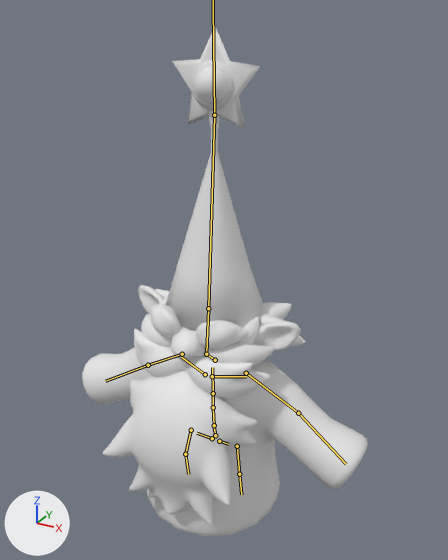
Two versions of the FBX model Assets/Models/Meshes/guests/guest_03.fbx, one commit apart.
The view is the same before and after, from a 50 mm camera at (1.19, -2.06, 2.18) aimed at (0.05, 0.02, 1.13). Arrows for +X, +Y and +Z are at lower left; the lights stay in place. Both versions are drawn at frame 1 of the action 'metarig.001|metarig.001Action.001'; the numbers are the values there. The bones that bend it are drawn over the model as lines.

Objects in the first picture: 'guest_03'.
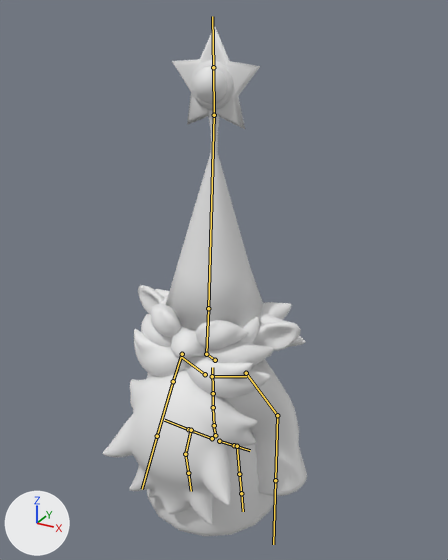
Boxes [x1, y1, x2, y2] around the edits, measured in the pictures (448 x 560 px):
'guest_03', posed (29% narrower)
    before: [82, 26, 368, 536]
    after: [103, 26, 307, 536]
bone 'upper_arm.L', root to tip
    before: (246, 373) to (298, 413)
    after: (246, 373) to (277, 415)
bone 'forearm.L', root to tip
    before: (298, 413) to (346, 464)
    after: (277, 415) to (275, 480)
bone 'upper_arm.R', root to tip
    before: (182, 354) to (148, 365)
    after: (182, 354) to (173, 381)
bone 'forearm.R', root to tip
    before: (148, 365) to (105, 381)
    after: (173, 381) to (157, 436)

What the commit changed:
Bone 'upper_arm.L' (bone_upper_arm_l) turns from (0, 0, 0) to (-10, 7, -30) degrees about its own x, y and z.
Bone 'forearm.L' (bone_forearm_l) turns from (0, 0, 0) to (20, -5, -20) degrees about its own x, y and z.
Bone 'upper_arm.R' (bone_upper_arm_r) turns from (0, 0, 0) to (-10, -7, 30) degrees about its own x, y and z.
Bone 'forearm.R' (bone_forearm_r) turns from (0, 0, 0) to (20, 5, 20) degrees about its own x, y and z.
